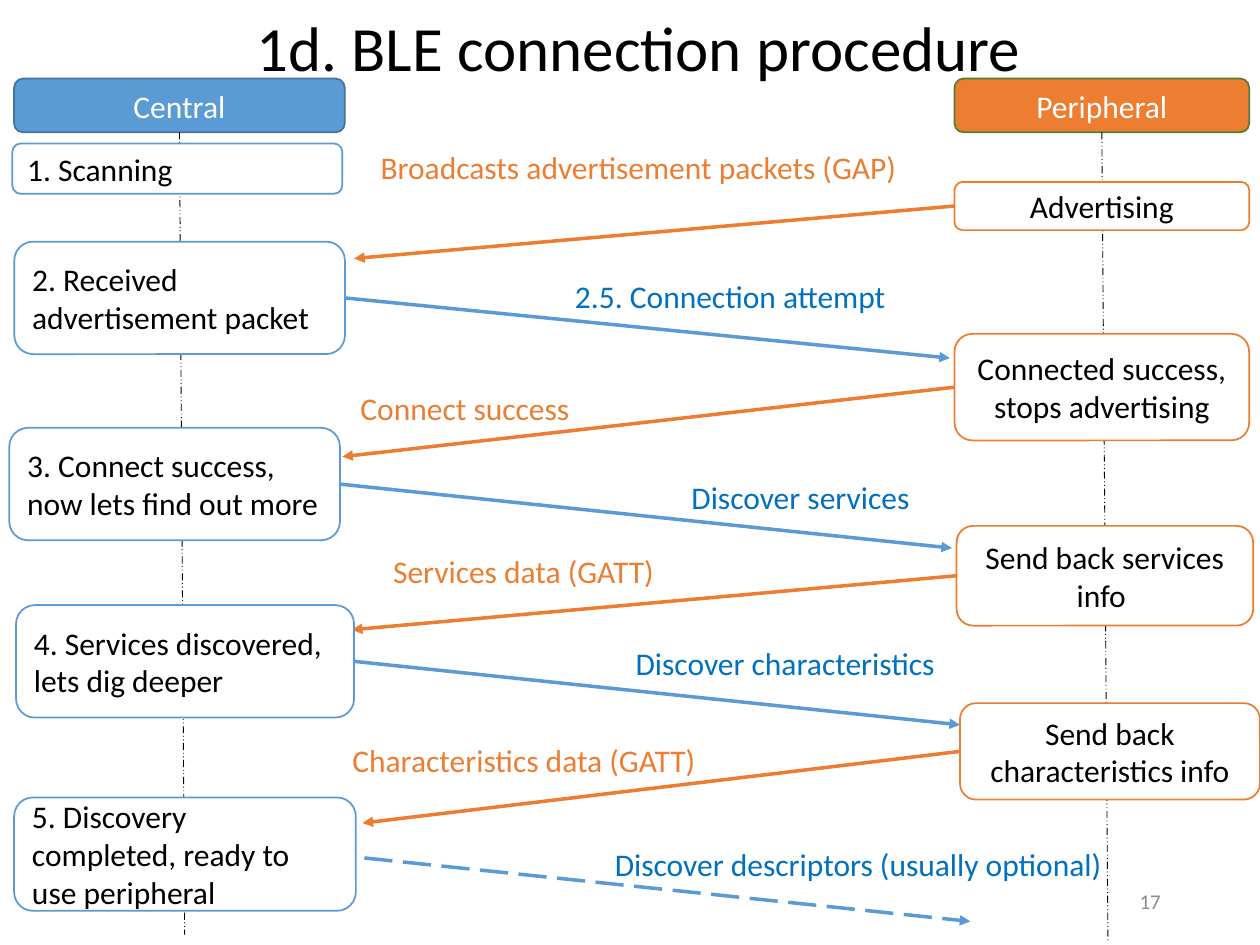
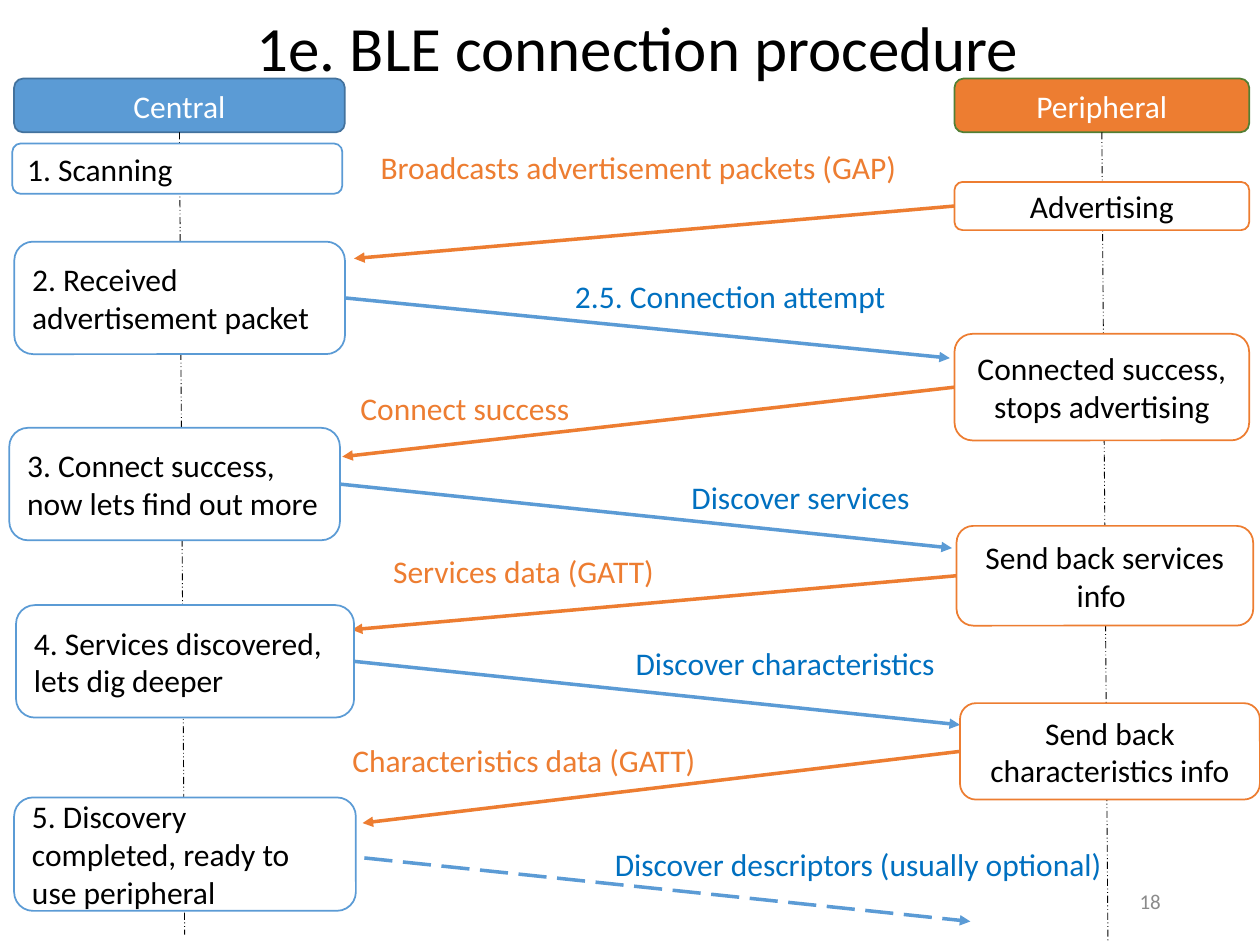
Before and after one commit to yeokm1/intro-to-ble, a slide deck: slide 18 of intro to ble.pptx (slide 17 before the commit). Drawn at 1260x945 pixels with LibreOffice and Linux fonts; fonts in the diff are those of the drawing. Boxes give left, top, right and bottom in pixels: in the first picture for what was removed or moved away, otherwise in the second. Text is boxed around its words. In the diff, an @@ line names an element or a change of style, - is before the commit and + after.

```diff
--- a/intro to ble.pptx
+++ b/intro to ble.pptx
@@ title at bbox=[257, 27, 1018, 87]: text changed @@
-1d. BLE connection procedure
+1e. BLE connection procedure
@@ page number at bbox=[1140, 895, 1161, 909]: text changed @@
-17
+18
```
Also in this commit, not shown: 8 other slides changed, 1 slide added, 1 other file.
